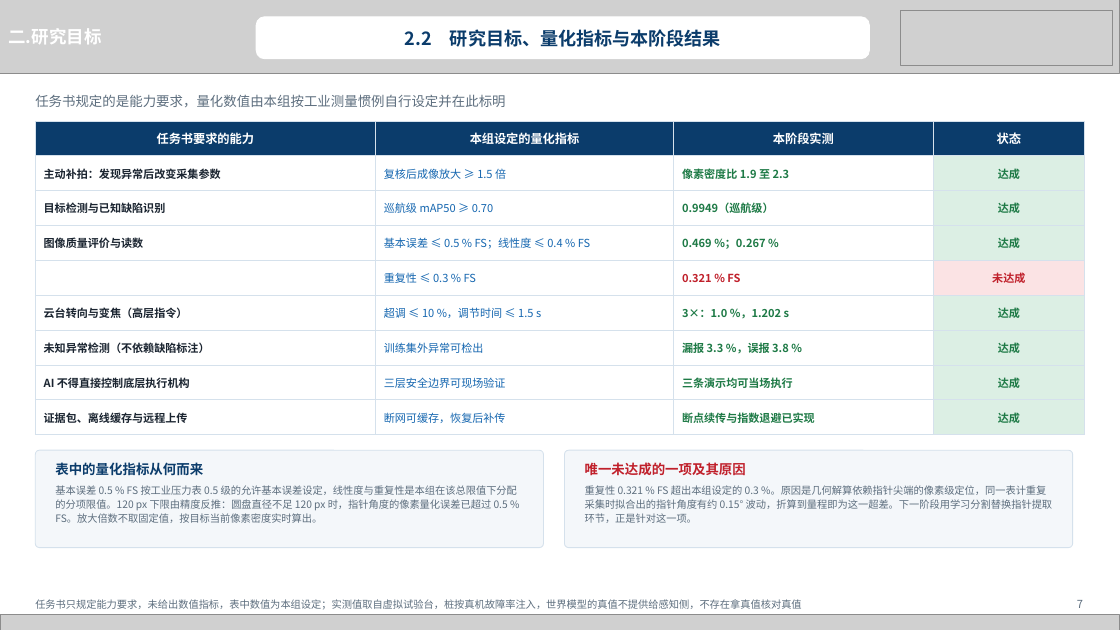
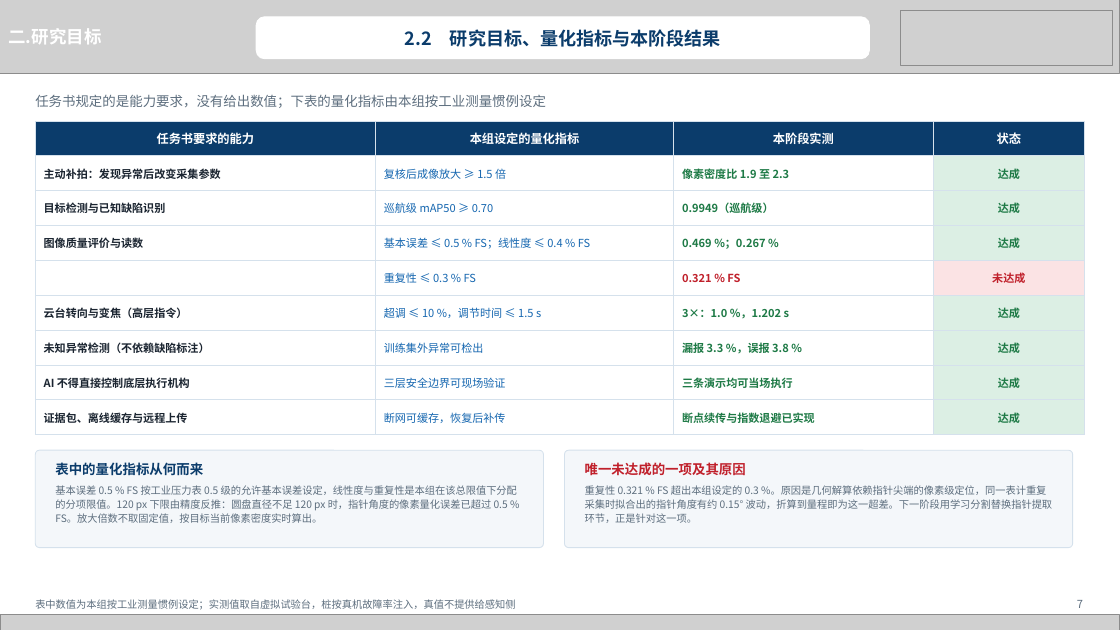
Before and after one commit to heizitalk666/2026summer, a slide deck: slide 7 of deliverables/中期答辩.pptx. Drawn at 1120x630 pixels with LibreOffice and Linux fonts; fonts in the diff are those of the drawing; grey boxes stand for pictures. Boxes give left, top, right and bottom in pixels: in the first picture for what was removed or moved away, otherwise in the second. Text is boxed around its words. In the diff, an @@ line names an element or a change of style, - is before the commit and + after.

```diff
--- a/deliverables/中期答辩.pptx
+++ b/deliverables/中期答辩.pptx
@@ text at [35, 94, 546, 108]: text changed @@
-任务书规定的是能力要求，量化数值由本组按工业测量惯例自行设定并在此标明
+任务书规定的是能力要求，没有给出数值；下表的量化指标由本组按工业测量惯例设定
@@ text at [35, 599, 515, 610]: text changed @@
-任务书只规定能力要求，未给出数值指标，表中数值为本组设定；实测值取自虚拟试验台，桩按真机故障率注入，世界模型的真值不提供给感知侧，不存在拿真值核对真值
+表中数值为本组按工业测量惯例设定；实测值取自虚拟试验台，桩按真机故障率注入，真值不提供给感知侧
```
Also in this commit, not shown: 21 other slides changed, 2 slides added, 4 other files.
